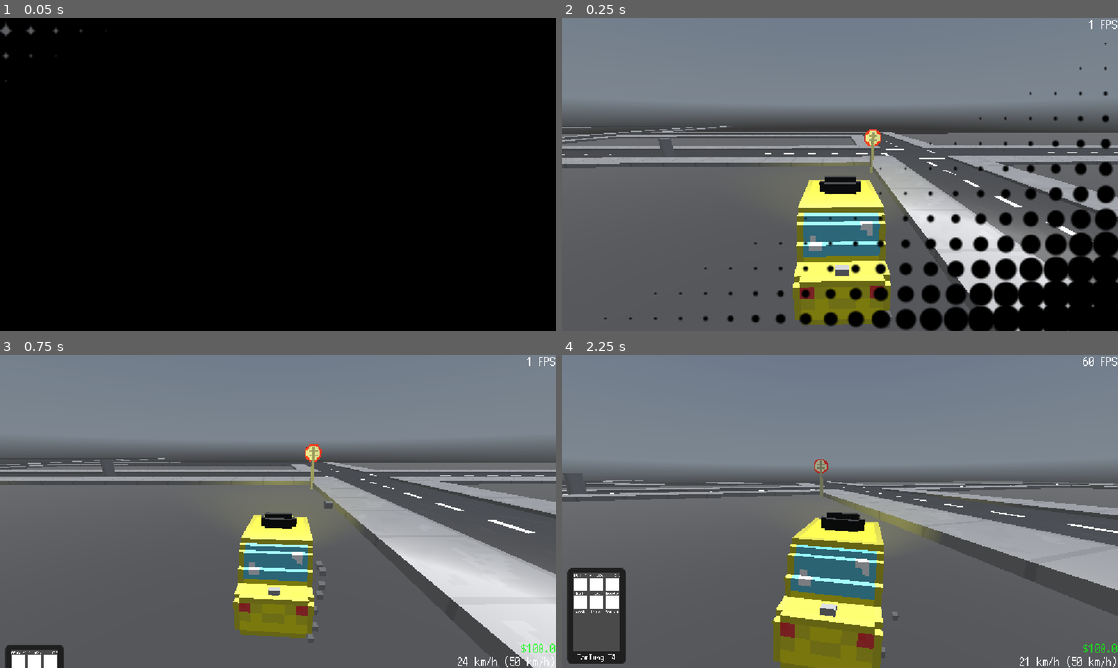
Above: before the commit, frames 1-4 (two rows, left to right).
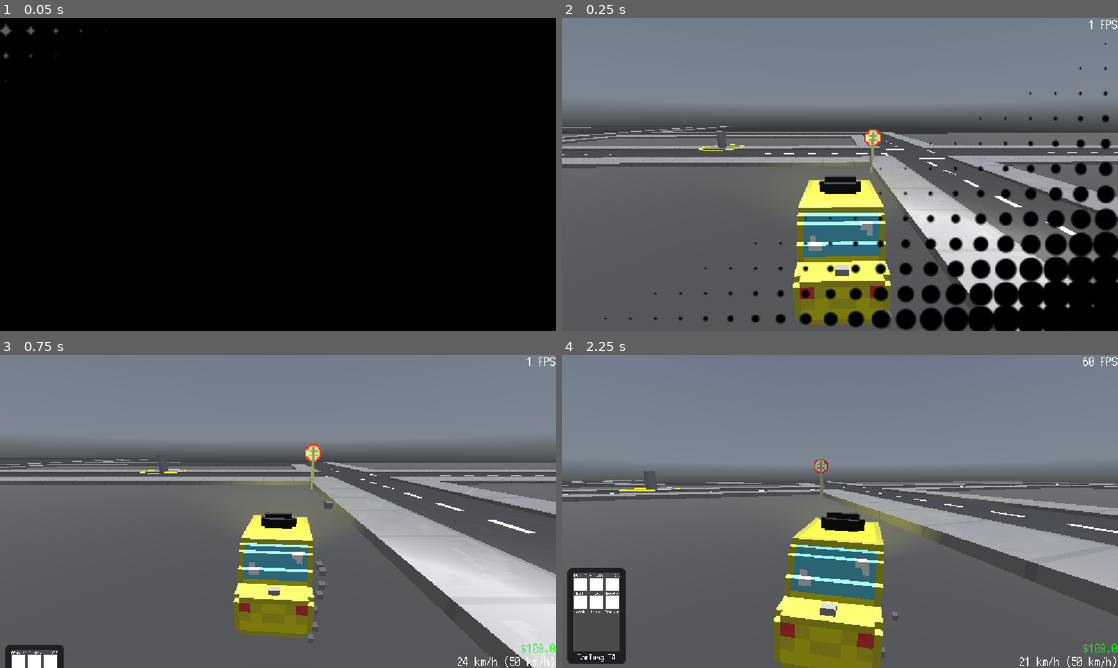
Above: after the commit, the same moments.

Repository: RafaeloxMC/super-taxi-sim
Game: Godot game, scene res://scenes/map/world.tscn
Two runs of this game, one before a commit and one after it. Both use one fixed random seed, a clock stepped at 60 frames per second and the inputs below. This scene is started directly instead of the project's main scene. A sky picture missing from this copy of the repository is replaced by a grey-blue gradient.
Inputs (mouse positions are in pixels of both pictures, inside the frame that each line leads up to):
- Up to frame 1 (0.05 s): no input
- Up to frame 2 (0.25 s): no input
- Up to frame 3 (0.75 s): tap Enter at 0.5 s; move the mouse to (400, 495) at 0.52 s; hold D (steer_right) from 0.53 s (still down); tap Q (phone) at 0.6 s; click (400, 495) at 0.67 s
- Up to frame 4 (2.25 s): move the mouse to (840, 511) at 1.27 s; release D (steer_right) at 1.28 s; hold S (brake) 1.28-2.03 s; tap Alt at 1.35 s; click (840, 511) at 1.42 s; move the mouse to (895, 442) at 2.02 s; hold D (steer_right) from 2.03 s (still down); tap Shift at 2.1 s

Frame 1 is identical in both runs. In frame 2, 0.2% of the frame differs, in the area x 17-33%, y 36-43%; in frame 3, 0.1%; in frame 4, 0.2%.

Commit message:
Move example pickup / dropoff

Diff:
--- a/scenes/map/world.tscn
+++ b/scenes/map/world.tscn
@@ -596,10 +596,10 @@
 transform = Transform3D(1, 0, 0, 0, 1, 0, 0, 0, 1, 36.229774, 10.057867, 11.458221)
 
 [node name="Character" parent="." instance=ExtResource("8_haap5")]
-transform = Transform3D(1.5, 0, 0, 0, 1.5, 0, 0, 0, 1.5, 24.815407, 2, 26.649658)
+transform = Transform3D(1.5, 0, 0, 0, 1.5, 0, 0, 0, 1.5, 20.815, 2.5, 34.65)
 
 [node name="DropoffLocation" parent="." instance=ExtResource("9_p7bq3")]
-transform = Transform3D(1.5, 0, 0, 0, 1.5, 0, 0, 0, 1.5, 46.988625, 0.56457436, 43.79013)
+transform = Transform3D(1.5, 0, 0, 0, 1.5, 0, 0, 0, 1.5, 61.989, 1, 37.79)
 
 [node name="Taxi" parent="." instance=ExtResource("1_nap83")]
 transform = Transform3D(1, 0, 0, 0, 1, 0, 0, 0, 1, -0.68463945, 3.8051562, -0.51555824)
